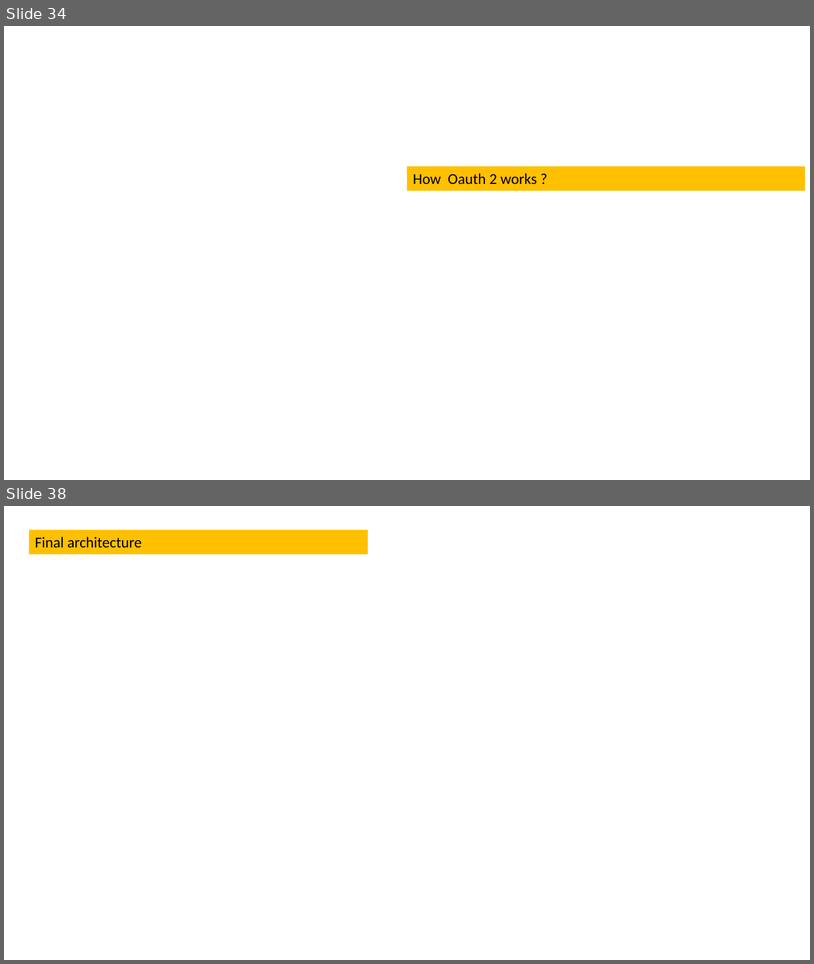
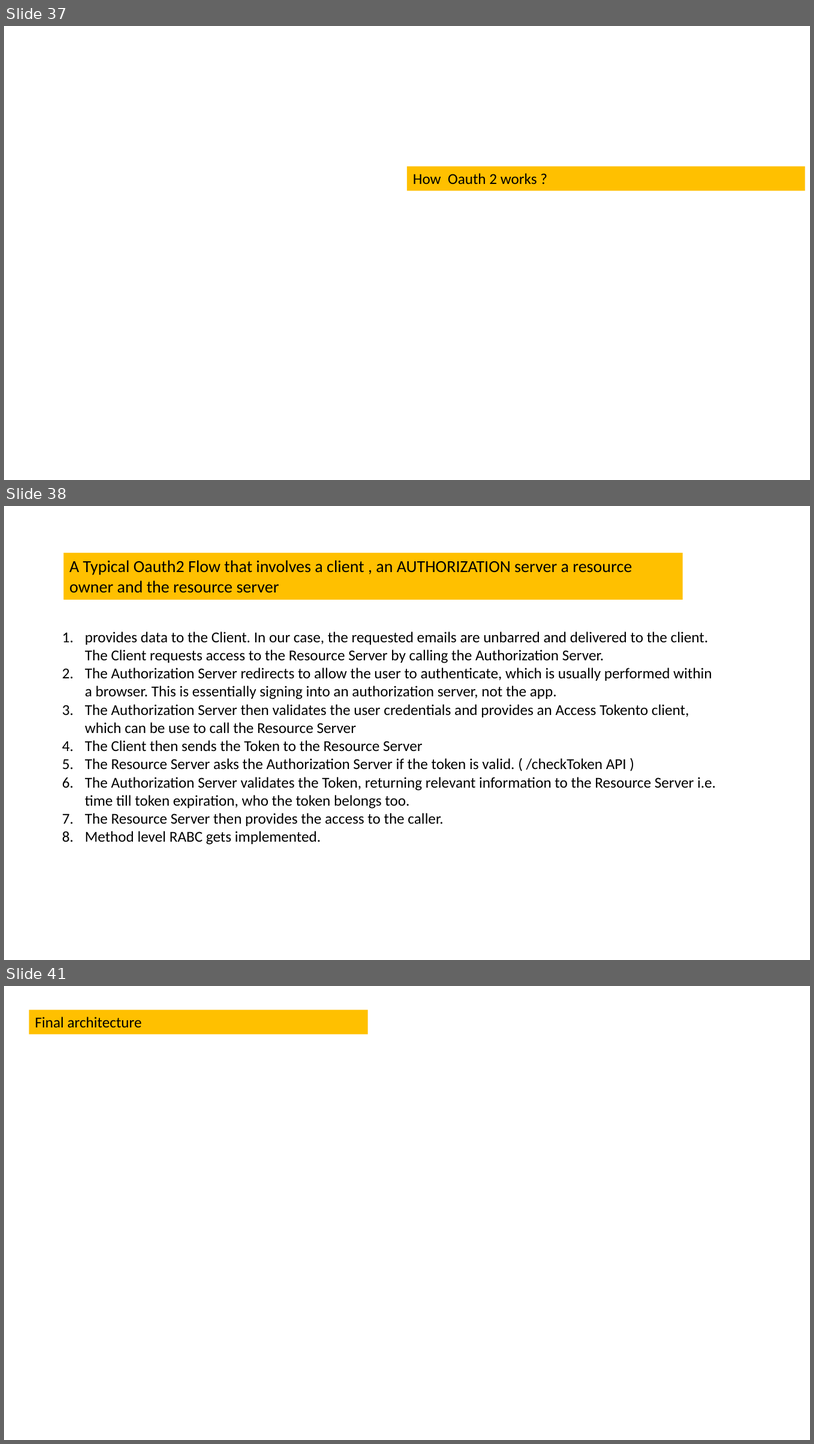
Before and after one commit to krishmetalhead/microservices, a slide deck: Microservice_Architecture_Defined.pptx. Shown one above the other, each under a label of ours: slides 34 and 38 before the commit, slides 37, 38 and 41 after it; the slides between them are not shown. The pictures are 814x964 and 814x1444 pixels, drawn with LibreOffice and Linux fonts; fonts in the diff are those of the drawing; background and template pictures are left out. Boxes give left, top, right and bottom in pixels: in the first picture for what was removed or moved away, otherwise in the second. Text is boxed around its words. In the diff, an @@ line names an element or a change of style, - is before the commit and + after.

```diff
--- a/Microservice_Architecture_Defined.pptx
+++ b/Microservice_Architecture_Defined.pptx
@@ slide 38 added at (4, 506, 810, 960), background #FFFFFF @@
@@ rectangle added at (63, 553, 683, 599), fill #FFC000, 20 pt, text #000000 @@
+A Typical Oauth2 Flow that involves a client , an AUTHORIZATION server a resource owner and the resource server
@@ text added at (85, 631, 716, 844), 18 pt, text #000000 @@
+1. provides data to the Client. In our case, the requested emails are unbarred and delivered to the client. The Client requests access to the Resource Server by calling the Authorization Server.
+2. The Authorization Server redirects to allow the user to authenticate, which is usually performed within a browser. This is essentially signing into an authorization server, not the app.
+3. The Authorization Server then validates the user credentials and provides an Access Tokento client, which can be use to call the Resource Server
+4. The Client then sends the Token to the Resource Server
+5. The Resource Server asks the Authorization Server if the token is valid. ( /checkToken API )
+6. The Authorization Server validates the Token, returning relevant information to the Resource Server i.e. time till token expiration, who the token belongs too.
+7. The Resource Server then provides the access to the caller.
+8. Method level RABC gets implemented.
@@ what was slide 34 is now slide 37 @@
@@ what was slide 38 is now slide 41 @@
```
Also in this commit, not shown: 6 slides changed, 5 other slides added, 3 slides removed.
